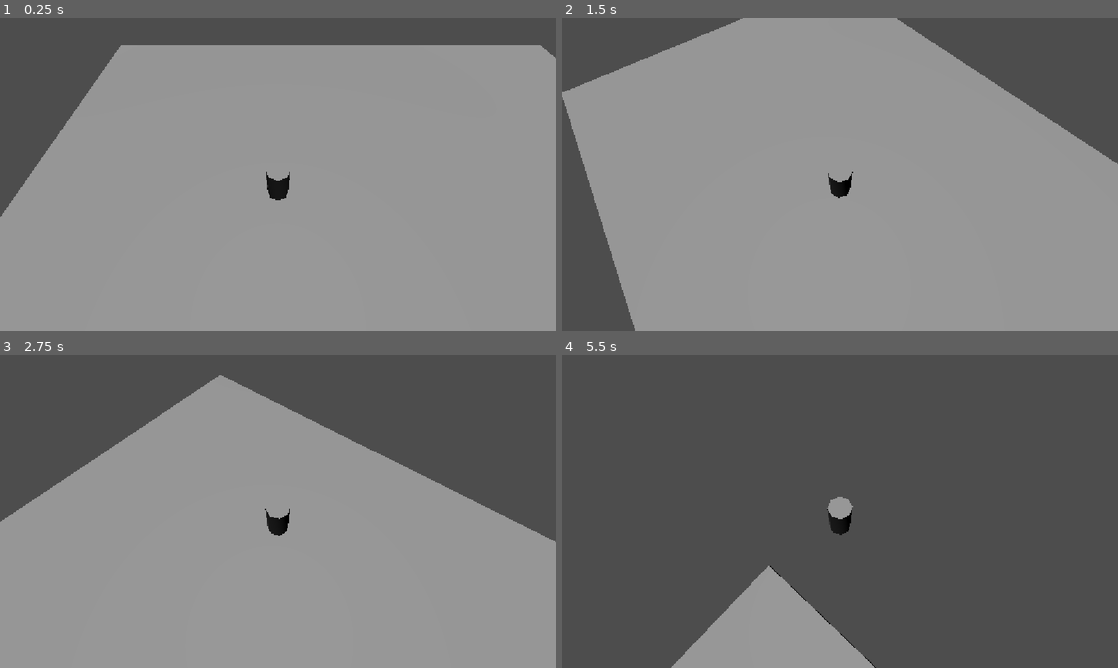
Above: before the commit, frames 1-4 (two rows, left to right).
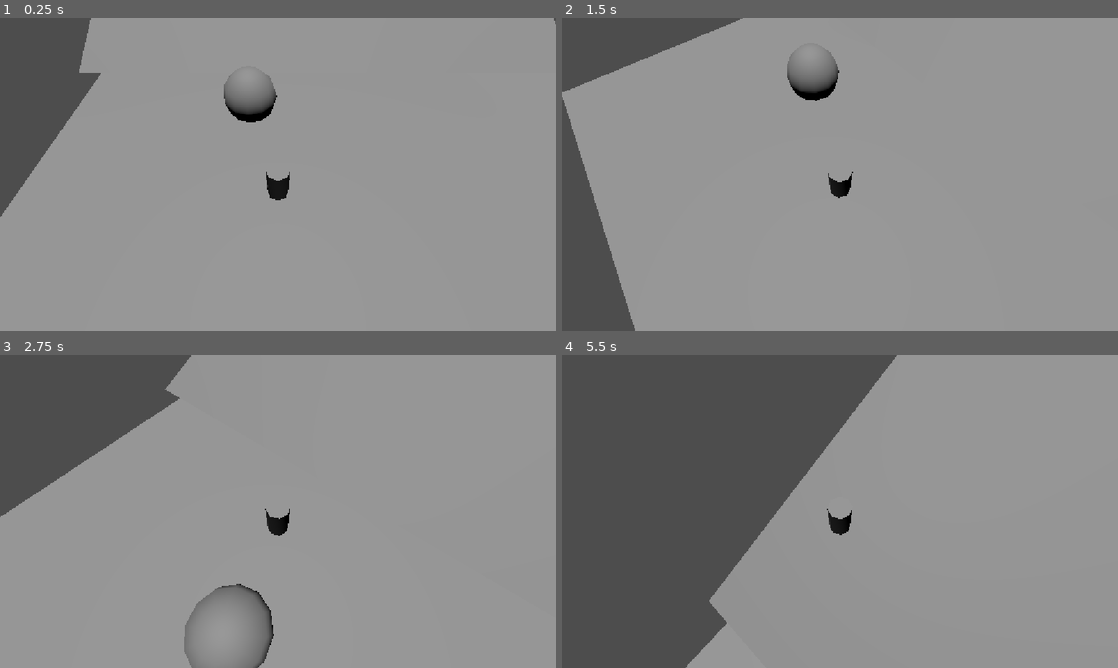
Above: after the commit, the same moments.

Repository: zillion895/endlandia
Game: Godot game, scene res://scenes/test_world.tscn
Two runs of this game, one before a commit and one after it. Both use one fixed random seed, a clock stepped at 60 frames per second and the inputs below. This scene is started directly instead of the project's main scene.
Inputs (mouse positions are in pixels of both pictures, inside the frame that each line leads up to):
- Up to frame 1 (0.25 s): no input
- Up to frame 2 (1.5 s): tap Enter (ui_accept) at 0.5, 0.77 s; move the mouse to (962, 158) at 0.52 s; press the mouse at (962, 158) at 0.53 s; hold D (Right) 0.53-1.28 s; move the mouse to (812, 174) at 1.27 s; release the mouse at (812, 174) at 1.28 s; hold W (Forward) from 1.28 s (still down); tap Shift (Sprint) at 1.35 s
- Up to frame 3 (2.75 s): keep holding W (Forward); tap Enter (ui_accept) at 1.52 s; move the mouse to (289, 505) at 2.02 s; press the mouse at (289, 505) at 2.03 s
- Up to frame 4 (5.5 s): keep holding W (Forward); move the mouse to (834, 517) at 2.77 s; release the mouse at (834, 517) at 2.78 s; tap Shift (Sprint) at 2.85, 4.35 s; tap Enter (ui_accept) at 3.02, 3.77, 4.52 s; move the mouse to (878, 514) at 3.52 s; press the mouse at (878, 514) at 3.53 s; move the mouse to (795, 508) at 4.27 s; release the mouse at (795, 508) at 4.28 s; move the mouse to (845, 511) at 5.02 s; press the mouse at (845, 511) at 5.03 s

The runs differ from the first frame. In frame 1, 8.7% of the frame differs, in the area x 14-100%, y 0-34%; in frame 2, 10%; in frame 3, 23%; in frame 4, 55%, in the area x 19-100%, y 0-100%.

Commit message:
NPC Now Follows player

Diff:
--- /dev/null
+++ b/endlandia/NPC/npc_Follower.tscn
@@ -0,0 +1,18 @@
+[gd_scene format=3 uid="uid://br517tlug6w3u"]
+
+[ext_resource type="Script" uid="uid://ik14n4jt45du" path="res://NPC/npc_follower.gd" id="1_0l222"]
+
+[sub_resource type="CapsuleShape3D" id="CapsuleShape3D_2jcod"]
+radius = 0.97265625
+height = 1.9453125
+
+[node name="CharacterBody3D" type="CharacterBody3D" unique_id=926493881]
+script = ExtResource("1_0l222")
+
+[node name="CollisionShape3D" type="CollisionShape3D" parent="." unique_id=799825080]
+transform = Transform3D(1, 0, 0, 0, 1, 0, 0, 0, 1, 0, 1.5627899, 0)
+shape = SubResource("CapsuleShape3D_2jcod")
+
+[node name="CSGSphere3D" type="CSGSphere3D" parent="." unique_id=2086163957]
+transform = Transform3D(1, 0, 0, 0, 1, 0, 0, 0, 1, 0.00088500977, 1.557081, 0.009552002)
+radius = 1.0
--- /dev/null
+++ b/endlandia/NPC/npc_follower.gd
@@ -0,0 +1,27 @@
+extends CharacterBody3D
+
+@export var target_path: NodePath
+@export var speed: float = 200.0
+@export var min_distance: float = 60.0
+@export var smooth_factor: float = 5.0
+
+var target: Node3D
+
+func _ready() -> void:
+	if target_path:
+		target = get_node(target_path)
+
+func _physics_process(delta: float) -> void:
+	if not target:
+		return
+
+	var distance = global_position.distance_to(target.global_position)
+
+	if distance > min_distance:
+		var direction = global_position.direction_to(target.global_position)
+		var target_velocity = direction * speed
+		velocity = velocity.lerp(target_velocity, smooth_factor)
+
+	else:
+		velocity = velocity.lerp(Vector3.ZERO, smooth_factor)
+	move_and_slide()
--- a/endlandia/scenes/test_world.tscn
+++ b/endlandia/scenes/test_world.tscn
@@ -1,6 +1,7 @@
 [gd_scene format=3 uid="uid://v4xq4okye702"]
 
 [ext_resource type="PackedScene" uid="uid://dq3kwprv3g7cf" path="res://Player/Player.tscn" id="1_dxppu"]
+[ext_resource type="PackedScene" uid="uid://br517tlug6w3u" path="res://NPC/npc_Follower.tscn" id="2_amxg5"]
 
 [node name="TestWorld" type="Node3D" unique_id=236141653]
 
@@ -8,8 +9,21 @@
 transform = Transform3D(31.840605, 0, 0, 0, 0.1864896, 0, 0, 0, 20.422644, 0, 0, 0)
 use_collision = true
 
+[node name="CSGBox3D" type="CSGBox3D" parent="CSGBox3D" unique_id=1468234921]
+transform = Transform3D(31.840601, 0, 0, 0, 0.18642035, 0.5565026, 0, -0.0050817006, 20.415054, -0.02623562, 17.240782, -1.372989)
+use_collision = true
+size = Vector3(0.03265381, 177.1914, 0.05795288)
+
 [node name="DirectionalLight3D" type="DirectionalLight3D" parent="." unique_id=1780667362]
 transform = Transform3D(1, 0, 0, 0, 0.025151297, 0.9996837, 0, -0.9996837, 0.025151297, -0.052906543, 6.528393, 0)
 
-[node name="CharacterBody3D" parent="." unique_id=1400847916 instance=ExtResource("1_dxppu")]
+[node name="Player" parent="." unique_id=1400847916 instance=ExtResource("1_dxppu")]
 transform = Transform3D(1, 0, 0, 0, 1, 0, 0, 0, 1, -4, 1.2278394, 2)
+
+[node name="npc" parent="." unique_id=926493881 instance=ExtResource("2_amxg5")]
+transform = Transform3D(1, 0, 0, 0, 1, 0, 0, 0, 1, -5.0466094, 1.8397886, -0.4381554)
+motion_mode = 1
+target_path = NodePath("../Player")
+speed = 4.0
+min_distance = 4.0
+smooth_factor = 0.02
Not shown, added: endlandia/NPC/npc_follower.gd.uid
